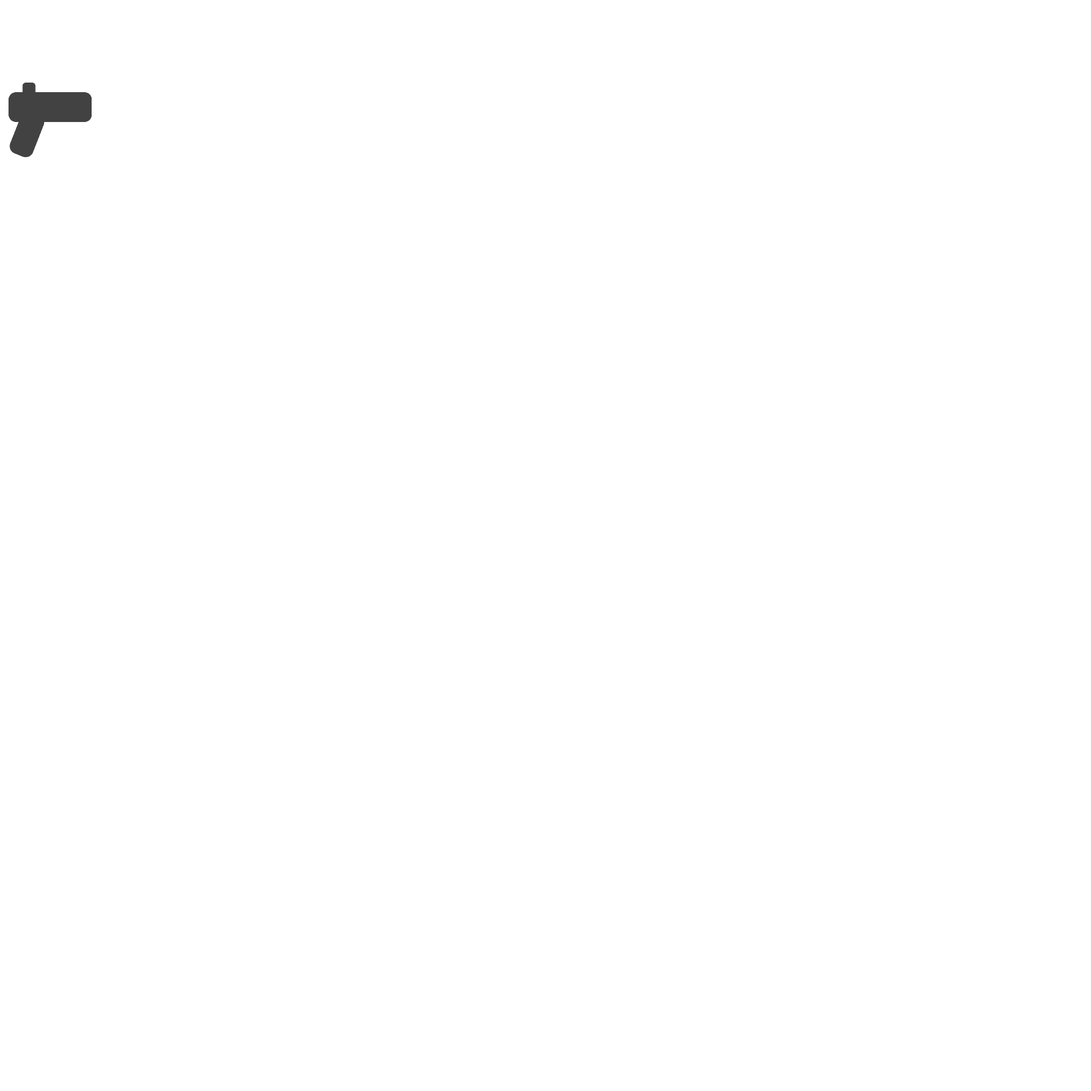
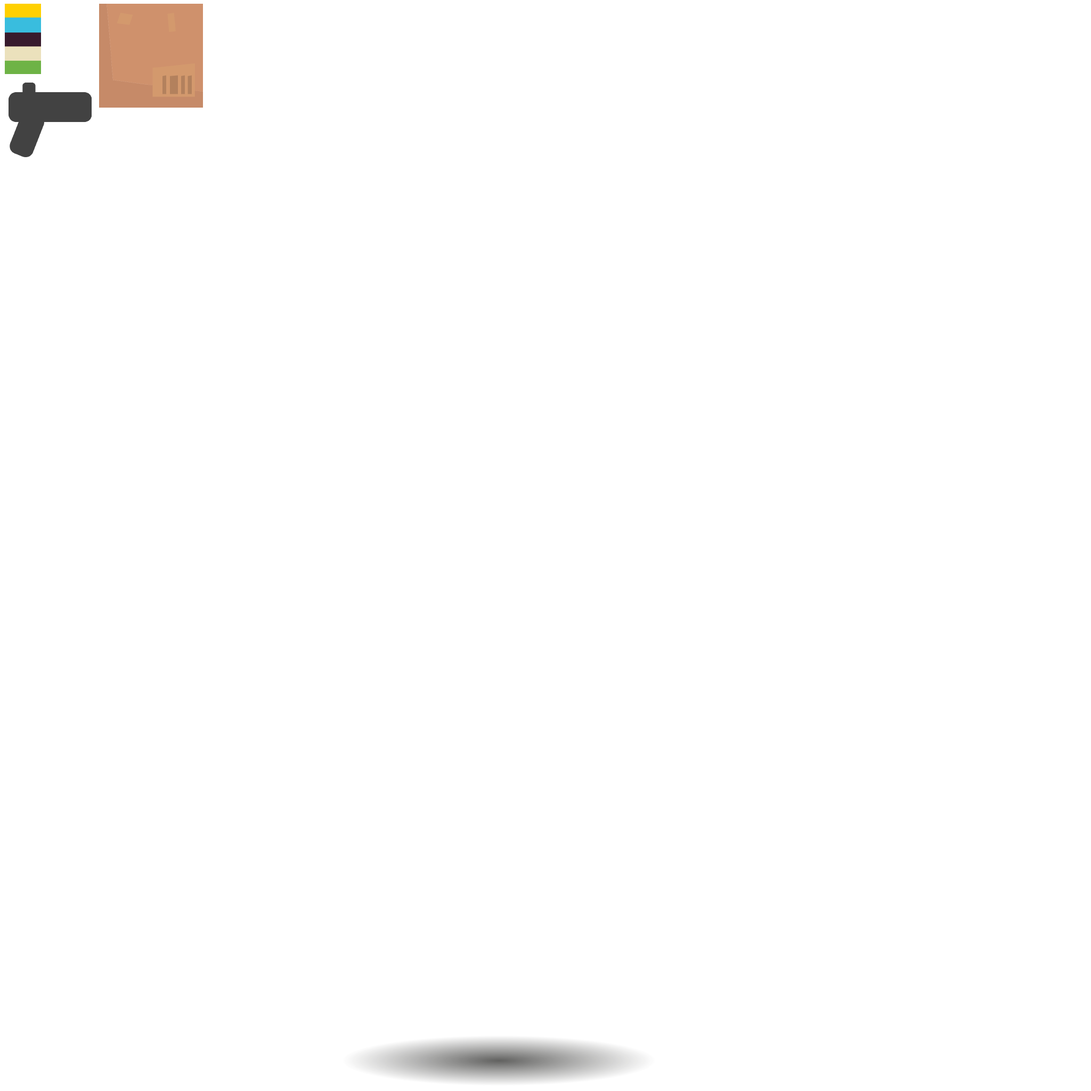
Layer changes from the first 1091x1091 image to the second:
added layer "Layer 12" above "Layer 11" over [99, 3, 204, 108]
added layer "Layer 11" above "Layer 10" over [344, 1036, 654, 1087]
added layer "Layer 10" above "Layer 7" over [4, 3, 42, 75]
